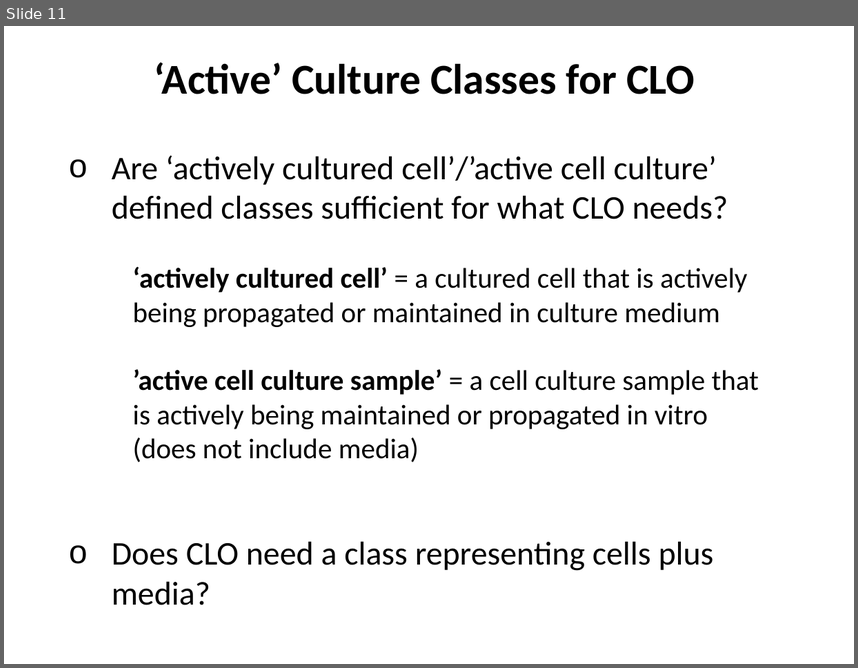
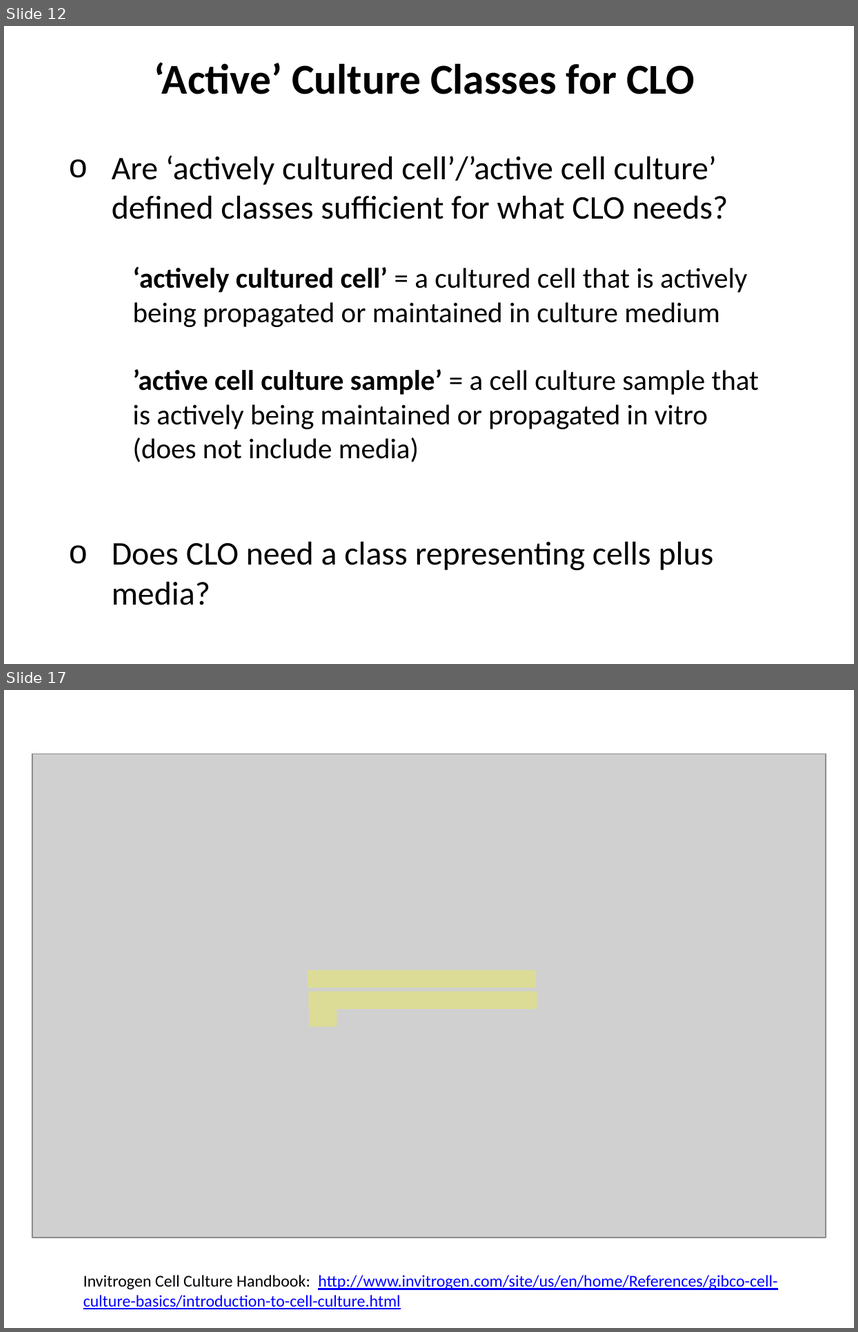
Before and after one commit to obi-ontology/obi-legacy-svn, a slide deck: trunk/docs/presentations/OBI-CLO-CL March 2013 Alignment/3-21-13_CLO-OBI_cell_culture_alignment.pptx. Shown one above the other, each under a label of ours: slide 11 before the commit, slides 12 and 17 after it; the slides between them are not shown. The pictures are 858x668 and 858x1332 pixels, drawn with LibreOffice and Linux fonts; fonts in the diff are those of the drawing; grey boxes stand for pictures. Boxes give left, top, right and bottom in pixels: in the first picture for what was removed or moved away, otherwise in the second. Text is boxed around its words. In the diff, an @@ line names an element or a change of style, - is before the commit and + after.

```diff
--- a/trunk/docs/presentations/OBI-CLO-CL March 2013 Alignment/3-21-13_CLO-OBI_cell_culture_alignment.pptx
+++ b/trunk/docs/presentations/OBI-CLO-CL March 2013 Alignment/3-21-13_CLO-OBI_cell_culture_alignment.pptx
@@ slide 17 added at [4,690,854,1328], background #FFFFFF @@
@@ picture added at [32,753,825,1237] @@
@@ rectangle added at [308,969,536,987], fill #FFFF00 at 27% opacity @@
@@ rectangle added at [308,991,537,1009], fill #FFFF00 at 27% opacity @@
@@ rectangle added at [309,1009,337,1027], fill #FFFF00 at 27% opacity @@
@@ text added at [83,1274,777,1309], 14 pt, text #0000FF, underline @@
+Invitrogen Cell Culture Handbook: http://www.invitrogen.com/site/us/en/home/References/gibco-cell-culture-basics/introduction-to-cell-culture.html
@@ what was slide 11 is now slide 12 @@
```
Also in this commit, not shown: 5 slides changed, 4 other slides added.
